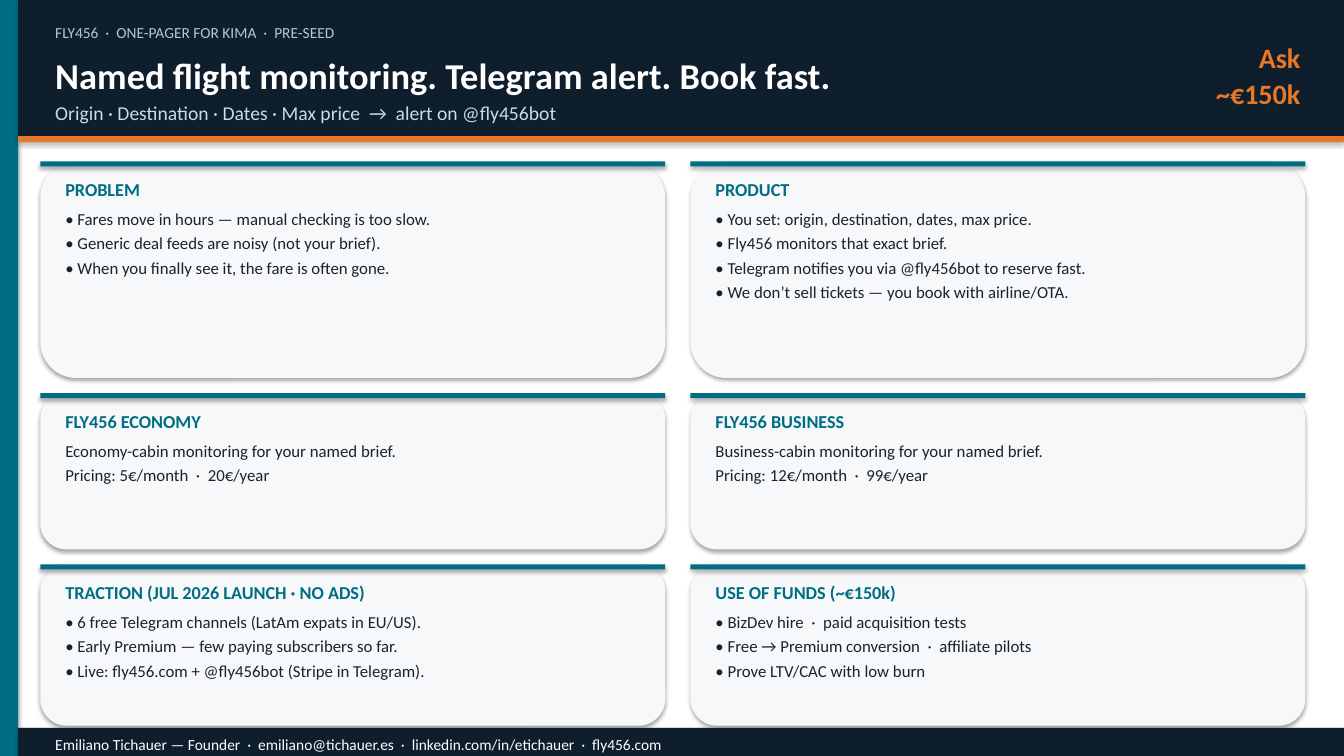
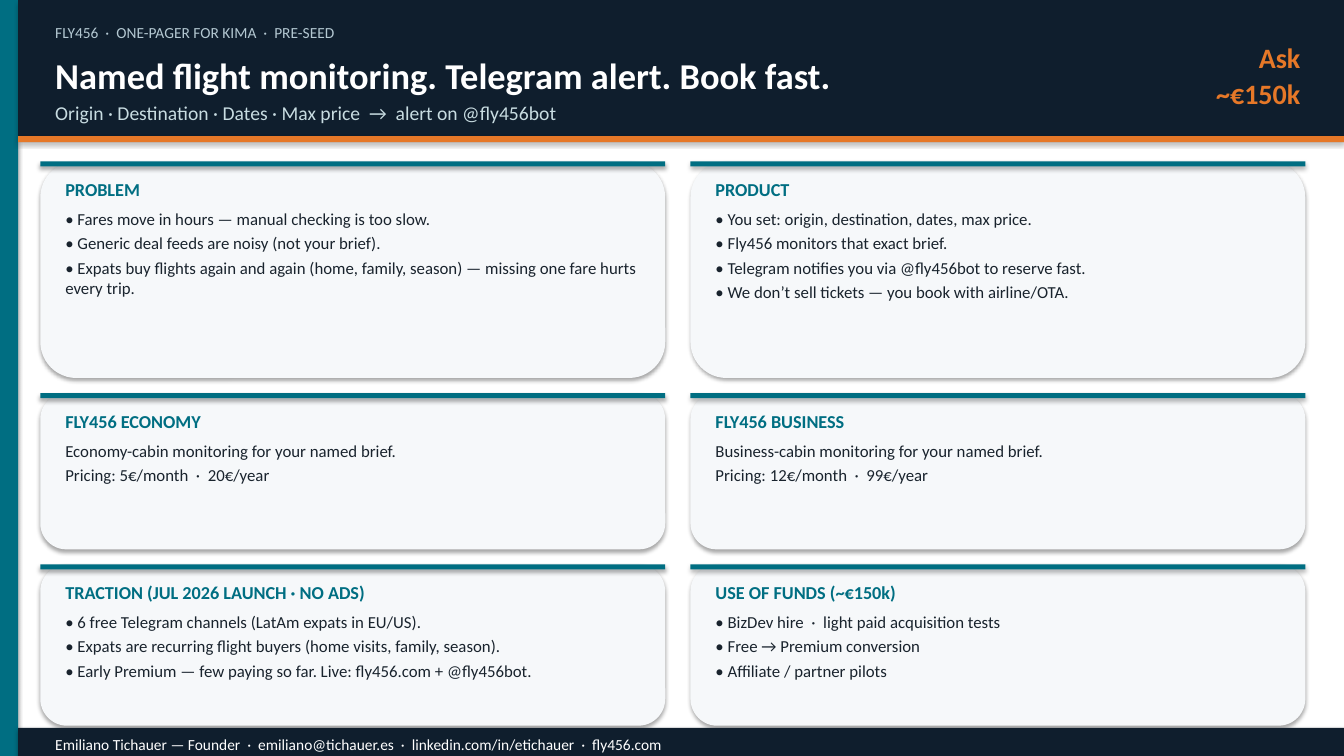
Before and after one commit to Parvusmedia/vpsfullcontrol, a slide deck: slide 1 of Fly456_Kima_OnePager.pptx. Drawn at 1344x756 pixels with LibreOffice and Linux fonts; fonts in the diff are those of the drawing. Boxes give left, top, right and bottom in pixels: in the first picture for what was removed or moved away, otherwise in the second. Text is boxed around its words. In the diff, an @@ line names an element or a change of style, - is before the commit and + after.

```diff
--- a/Fly456_Kima_OnePager.pptx
+++ b/Fly456_Kima_OnePager.pptx
@@ text at [65, 262, 636, 297]: text changed @@
-• When you finally see it, the fare is often gone.
+• Expats buy flights again and again (home, family, season) — missing one fare hurts every trip.
@@ text at [728, 616, 1000, 680]: text changed @@
-• BizDev hire · paid acquisition tests
-• Free → Premium conversion · affiliate pilots
-• Prove LTV/CAC with low burn
+• BizDev hire · light paid acquisition tests
+• Free → Premium conversion
+• Affiliate / partner pilots
@@ text at [77, 640, 532, 680]: text changed @@
-• Early Premium — few paying subscribers so far.
-• Live: fly456.com + @fly456bot (Stripe in Telegram).
+• Expats are recurring flight buyers (home visits, family, season).
+• Early Premium — few paying so far. Live: fly456.com + @fly456bot.
```
Also in this commit, not shown: 2 other files.
